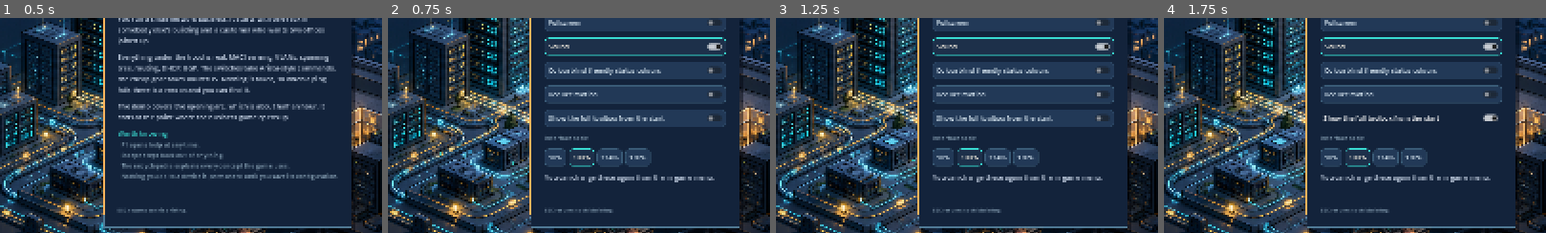
Above: before the commit, frames 1-4 (left to right).
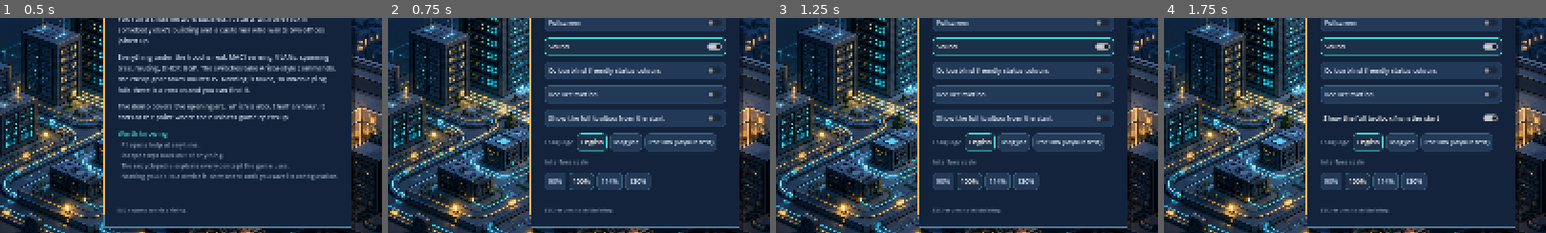
Above: after the commit, the same moments.

Repository: alukacs03/packet-empire
Game: Godot game, scene res://scenes/main.tscn
Same seed, same stepped clock (60 frames per second), same inputs: the game is played once before the commit and once after it.
Inputs (mouse positions are % of the whole screen's width and height, from its top left):
- Up to frame 1 (0.5 s): no input
- Up to frame 2 (0.75 s): click (17, 68) at 0.5 s
- Up to frame 3 (1.25 s): no input
- Up to frame 4 (1.75 s): click "Show the full toolbox from th…" at 1.25 s
The pictures show only the part of the screen within x 50-100%, y 31-81%; the shares and areas given below are measured in that part.

Frame 1 is identical in both runs. In frame 2, 6.3% of the frame differs, in the area x 41-86%, y 53-80%; in frame 3, 6.3%; in frame 4, 6.3%.

Commit message:
Let the language be chosen before the game starts
The switch lived in the in-game system menu, so somebody who wanted to play in
Hungarian had to start a game in English to find it. It is on the title
settings now, using the same list and labels, on one line so the interface
scale is not pushed off the bottom of the pane.

Closes #374

Co-Authored-By: Claude Opus 5 (1M context) <noreply@anthropic.com>
Claude-Session: https://claude.ai/code/session_01NCTKUkbGdHUPUBzTepF1j4

Diff:
--- a/scripts/title.gd
+++ b/scripts/title.gd
@@ -307,6 +307,23 @@
 		Prefs.show_everything = on
 		Prefs.apply())
 	panel_box.add_child(toolbox)
+	# label and buttons on one line: the pane is short and the scale row was
+	# being pushed off the bottom of it
+	var lang_row := HBoxContainer.new()
+	lang_row.add_theme_constant_override("separation", 6)
+	panel_box.add_child(lang_row)
+	lang_row.add_child(_lbl("Language", 13, MUTED))
+	for code: String in Loc.languages():
+		var lb := Button.new()
+		lb.text = Loc.language_label(code)
+		lb.toggle_mode = true
+		lb.button_pressed = Prefs.language == code
+		lb.pressed.connect(func() -> void:
+			Prefs.language = code
+			Loc.language = code
+			Prefs.apply()
+			show_settings())
+		lang_row.add_child(lb)
 	panel_box.add_child(_lbl("Interface scale", 13, MUTED))
 	var scale_row := HBoxContainer.new()
 	scale_row.add_theme_constant_override("separation", 6)
